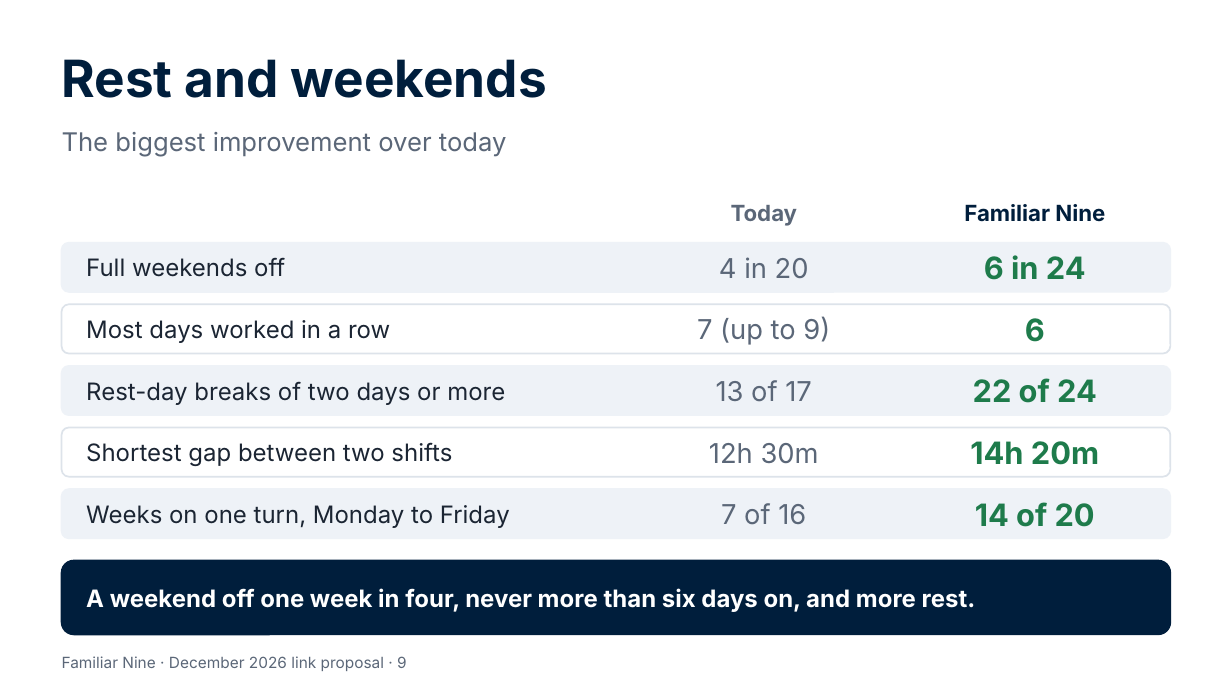
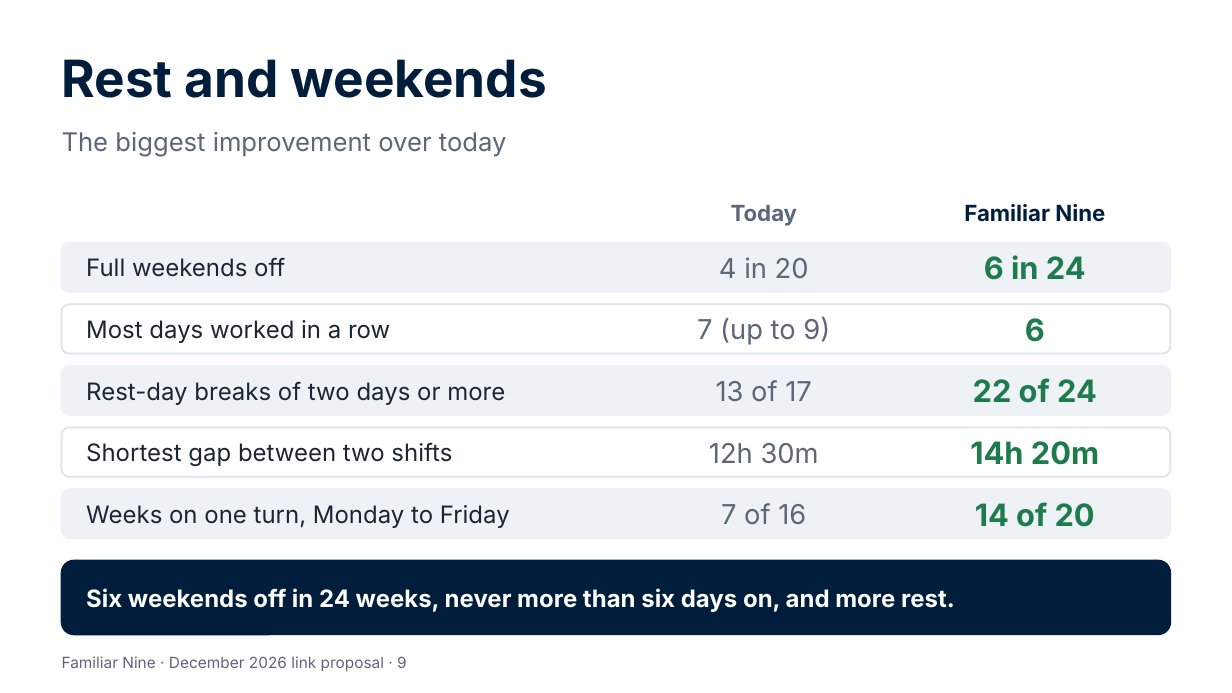
Before and after one commit to Garethdavidmiller/roster-app, a slide deck: slide 9 of docs/links-24/presentations/Familiar-Nine-for-colleagues.pptx. Drawn at 1232x693 pixels with LibreOffice and Linux fonts; fonts in the diff are those of the drawing. Boxes give left, top, right and bottom in pixels: in the first picture for what was removed or moved away, otherwise in the second. Text is boxed around its words. In the diff, an @@ line names an element or a change of style, - is before the commit and + after.

```diff
--- a/docs/links-24/presentations/Familiar-Nine-for-colleagues.pptx
+++ b/docs/links-24/presentations/Familiar-Nine-for-colleagues.pptx
@@ text at <box>86,588,955,612</box>: text changed @@
-A weekend off one week in four, never more than six days on, and more rest.
+Six weekends off in 24 weeks, never more than six days on, and more rest.
```
Also in this commit, not shown: 3 other slides changed, 21 other files.
